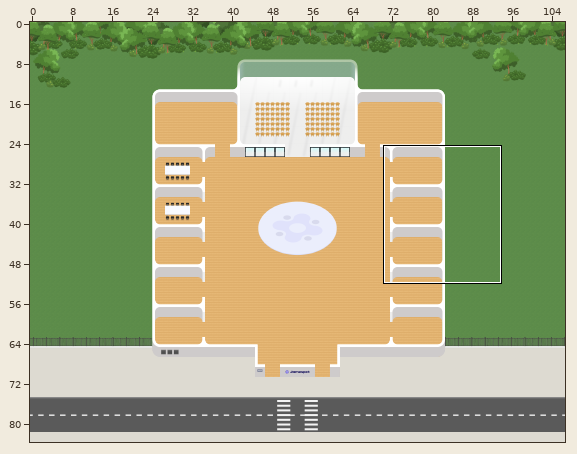
Two states of a Tiled map (JSON), 2026-new-Jland/new-jland-2026.tmj. The picture above shows the old version from afar; the outline marks the close-up.
Close-up. Earlier state:
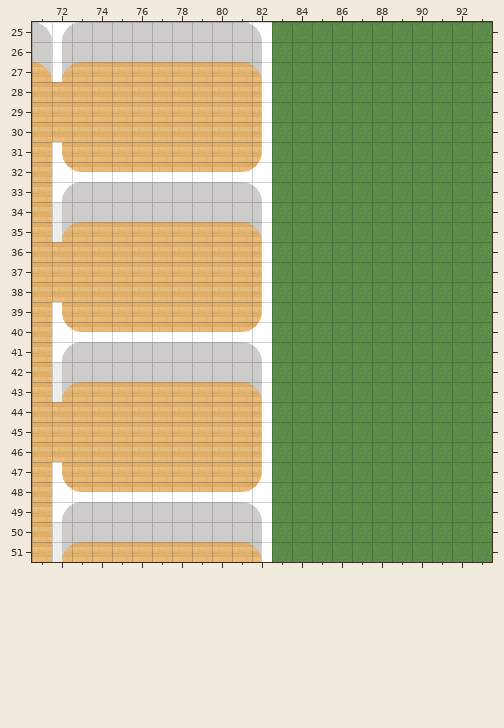
Cells are 32x32 px. Shown: x 71..93, y 25..51. The commit also changed other parts of the map, which this record leaves out.
Once edited:
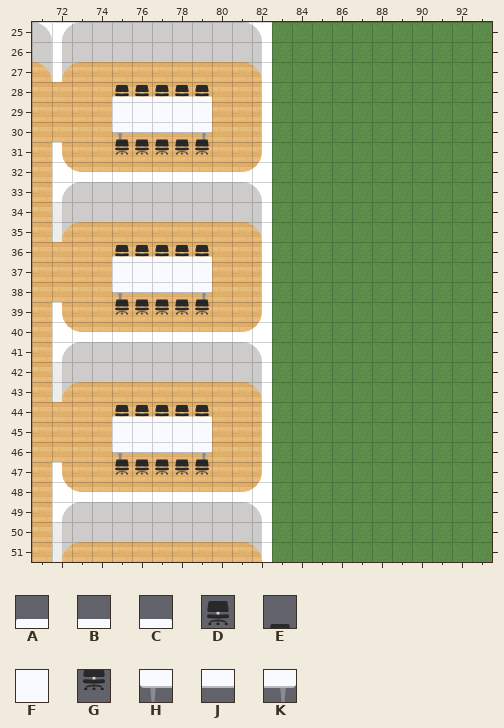
Key: from "Misc": A 0, B 1, C 4, D 5, E 6, F 40, G 46, H 80, J 81, K 84.
_ is an empty cell.
Changes in this commit:
Layer "Misc Down":
The author put tile D in row 28 at x 75 to 79; in row 36 at x 75 to 79; in row 44 at x 75 to 79.
The author put tile H in row 30 at x 75; in row 38 at x 75; in row 46 at x 75.
The author put tile J in row 30 at x 76 to 78; in row 38 at x 76 to 78; in row 46 at x 76 to 78.
The author put tile K in row 30 at x 79; in row 38 at x 79; in row 46 at x 79.
Layer "Misc up":
The author put tile A in row 28 at x 75; in row 36 at x 75; in row 44 at x 75.
The author put tile B in row 28 at x 76 to 78; in row 36 at x 76 to 78; in row 44 at x 76 to 78.
The author put tile C in row 28 at x 79; in row 36 at x 79; in row 44 at x 79.
The author put tile E in row 30 at x 75 to 79; in row 38 at x 75 to 79; in row 46 at x 75 to 79.
The author put tile F in row 29 at x 75 to 79; in row 37 at x 75 to 79; in row 45 at x 75 to 79.
The author put tile G in row 31 at x 75 to 79; in row 39 at x 75 to 79; in row 47 at x 75 to 79.
